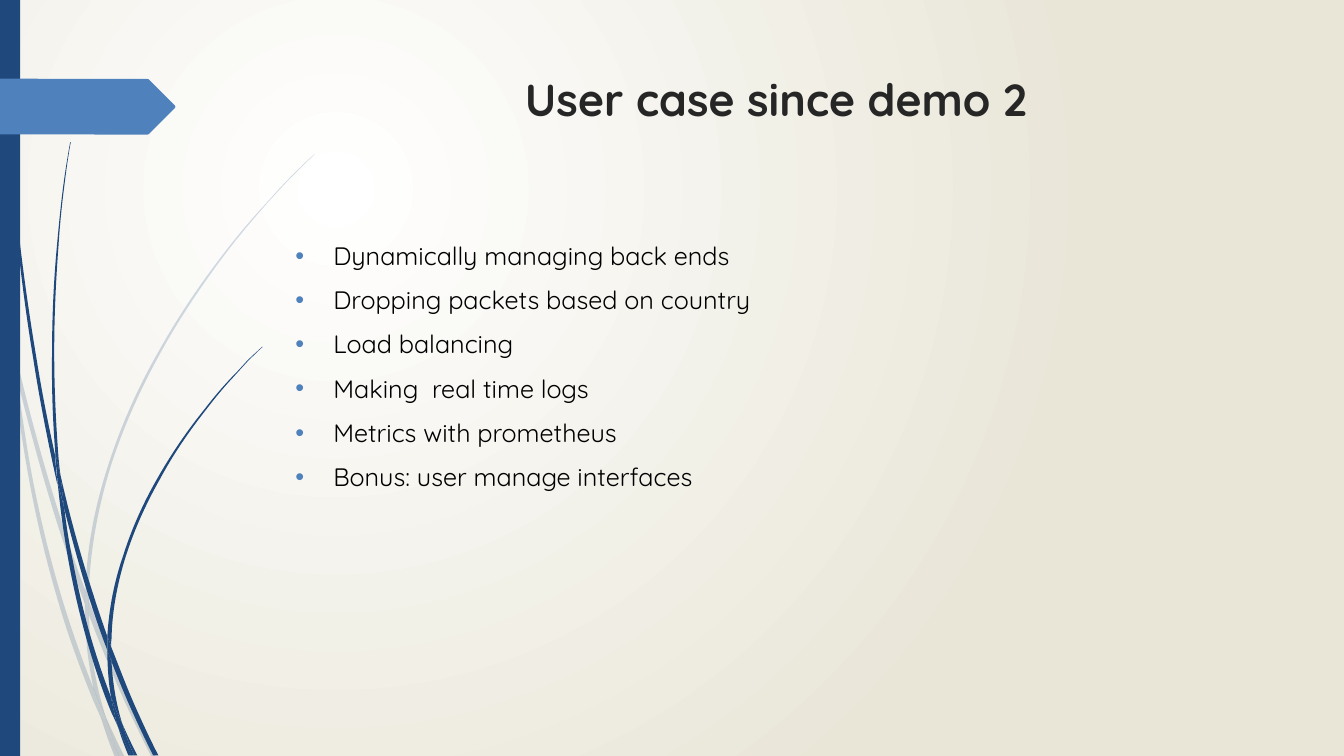
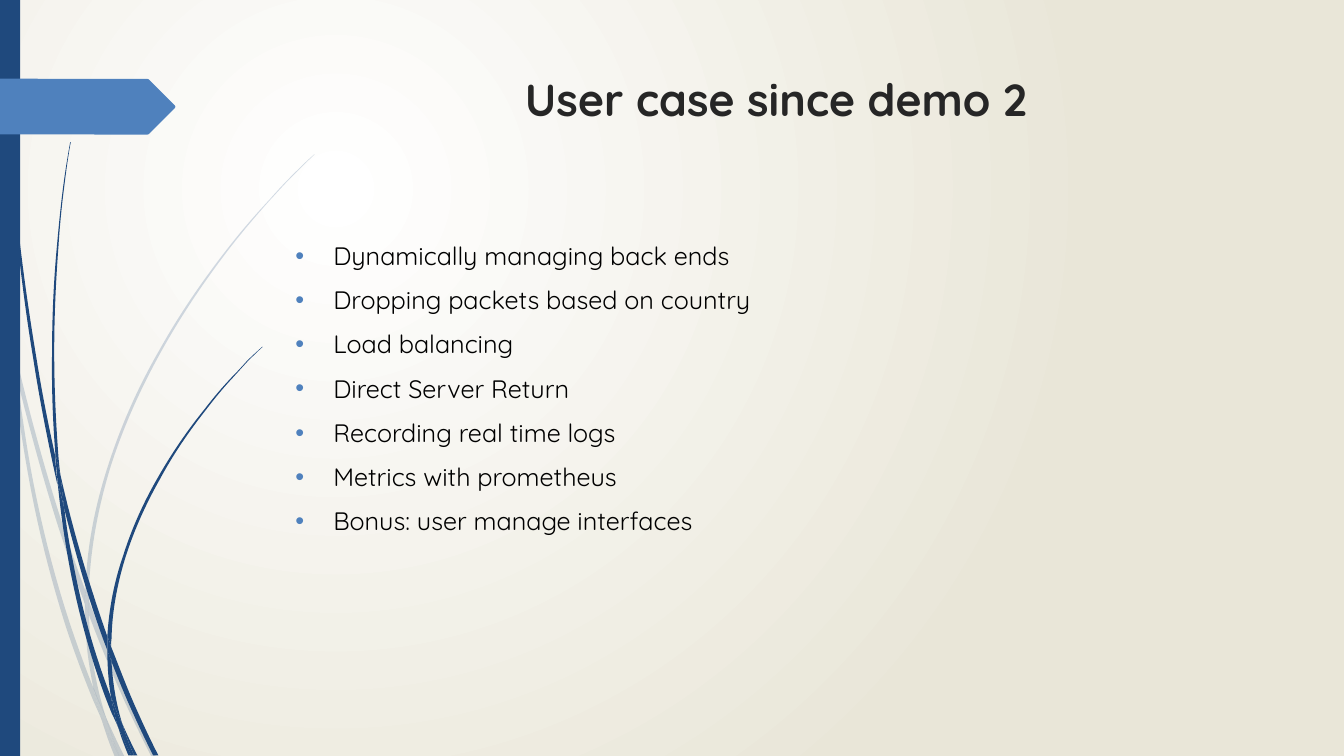
Before and after one commit to cos301-2019-se/Defendr, a slide deck: slide 5 of SRS/SlideShow3.pptx (slide 4 before the commit). Drawn at 1344x756 pixels with LibreOffice and Linux fonts; fonts in the diff are those of the drawing. Boxes give left, top, right and bottom in pixels: in the first picture for what was removed or moved away, otherwise in the second. Text is boxed around its words. In the diff, an @@ line names an element or a change of style, - is before the commit and + after.

Commit message:
update slide

```diff
--- a/SRS/SlideShow3.pptx
+++ b/SRS/SlideShow3.pptx
@@ text at (333,380,616,447): text changed @@
-• Making real time logs
+• Direct Server Return
+• Recording real time logs
```
Also in this commit, not shown: 1 other slide changed, 2 slides added.
